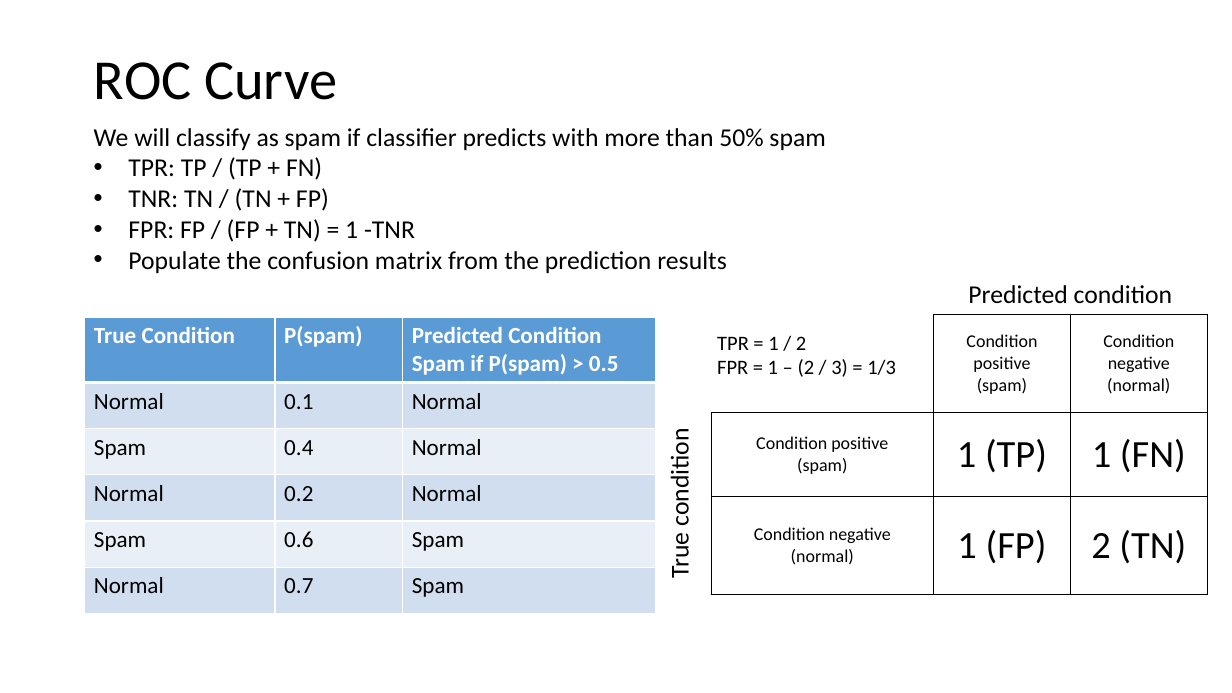
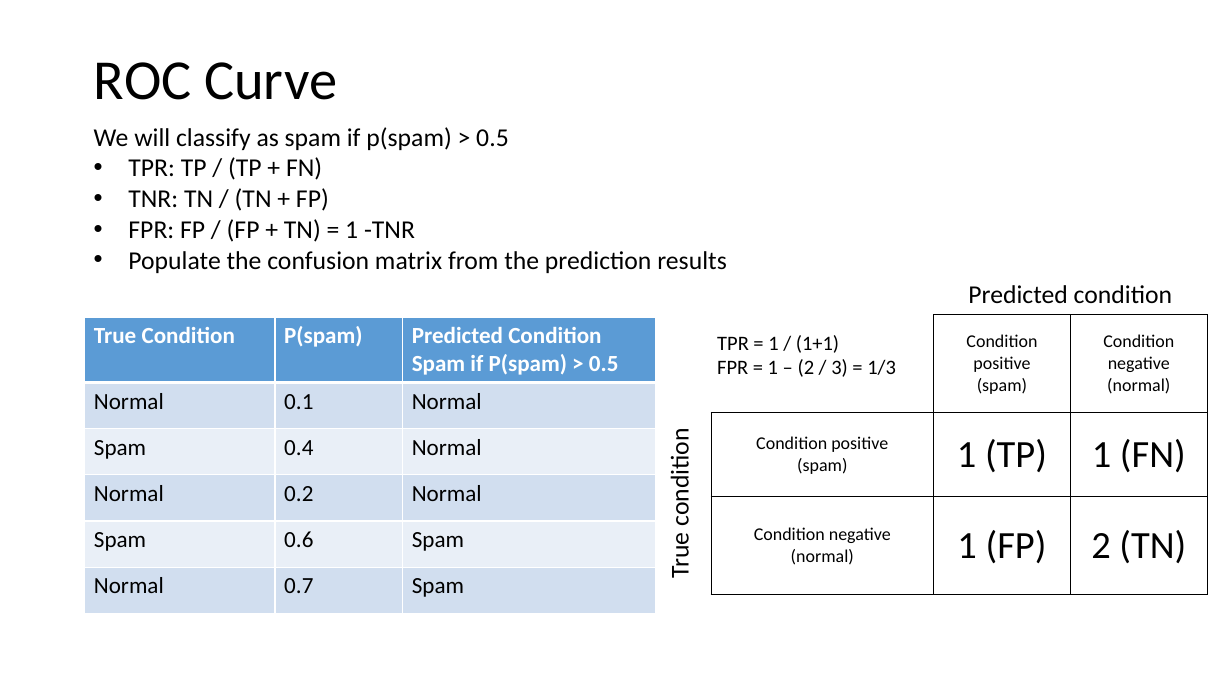
Before and after one commit to chaithrakc/syr_ads_bigdata_analytics, a slide deck: slide 26 of lecture06/lecture6-0-assessing-model-accuracy.pptx (slide 28 before the commit). Drawn at 1232x693 pixels with LibreOffice and Linux fonts; fonts in the diff are those of the drawing. Boxes give left, top, right and bottom in pixels: in the first picture for what was removed or moved away, otherwise in the second. Text is boxed around its words. In the diff, an @@ line names an element or a change of style, - is before the commit and + after.

```diff
--- a/lecture06/lecture6-0-assessing-model-accuracy.pptx
+++ b/lecture06/lecture6-0-assessing-model-accuracy.pptx
@@ text at box(94, 127, 509, 150): text changed @@
-We will classify as spam if classifier predicts with more than 50% spam
+We will classify as spam if p(spam) > 0.5
@@ text at box(717, 335, 839, 353): text changed @@
-TPR = 1 / 2
+TPR = 1 / (1+1)
```
Also in this commit, not shown: 10 other slides changed, 3 slides removed, 2 other files.
